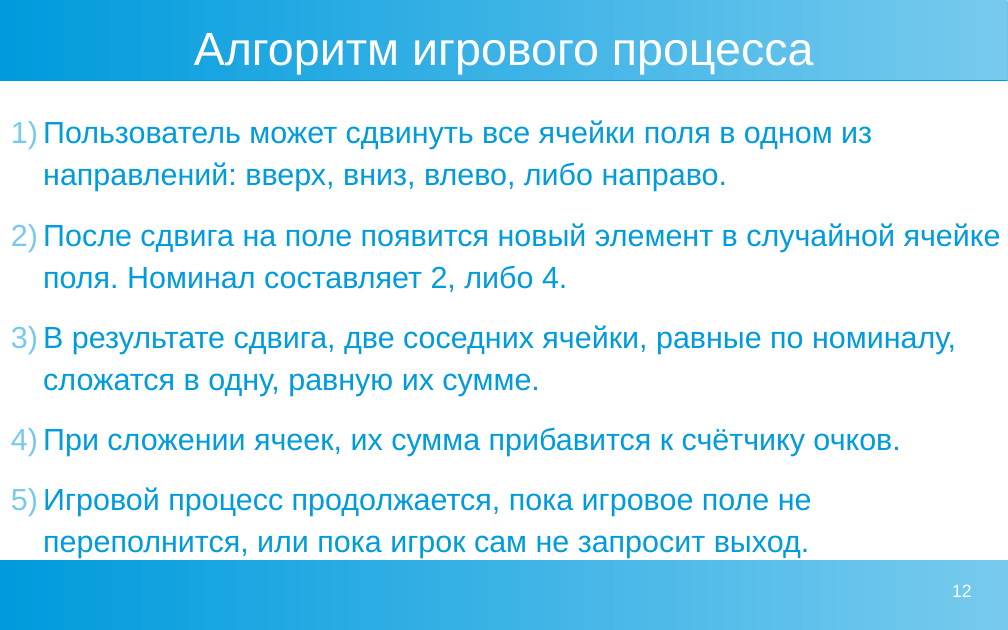
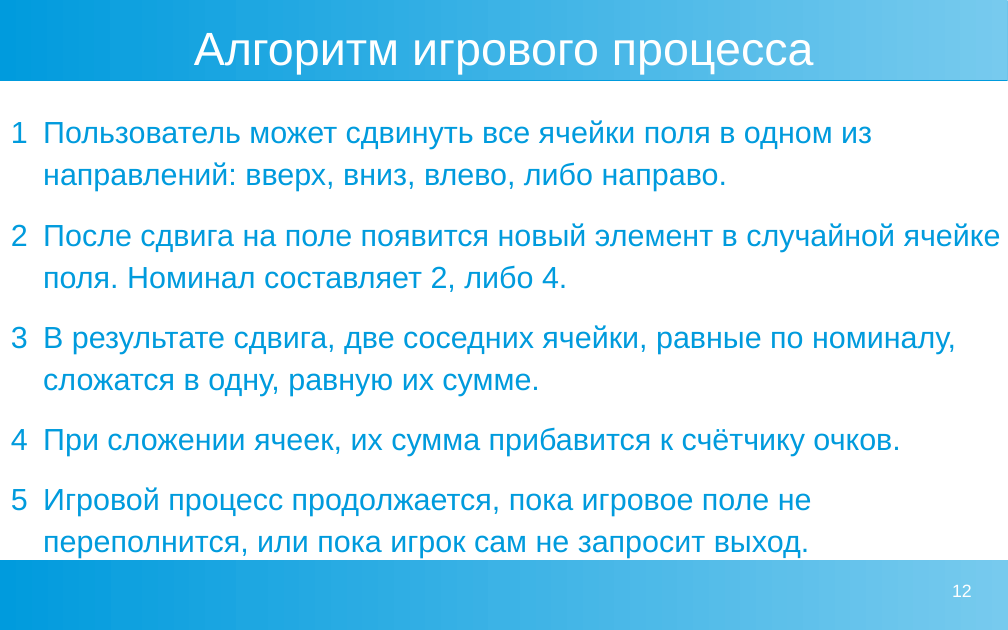
Before and after one commit to zhigunovsemyon/2048, a slide deck: slide 12 of presentation/Presentation.odp. Drawn at 1008x630 pixels with LibreOffice and Linux fonts; fonts in the diff are those of the drawing. Boxes give left, top, right and bottom in pixels: in the first picture for what was removed or moved away, otherwise in the second. Text is boxed around its words. In the diff, an @@ line names an element or a change of style, - is before the commit and + after.

```diff
--- a/presentation/Presentation.odp
+++ b/presentation/Presentation.odp
@@ text "Пользователь может сдвинуть все ячейки ..." at [43, 120, 1001, 553]: bullet 1) to 1; bullet colour #77CAEE to #009BDD @@
```
Also in this commit, not shown: 1 slide added, 1 slide removed.
